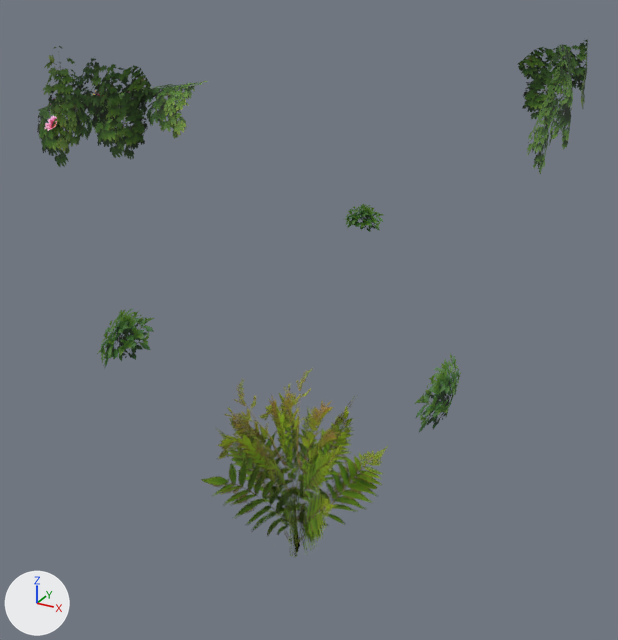
The COLLADA model client/art/meshes/props/rome_corral_plants.dae: old version first, new version second.
Camera for both pictures: a camera (50 mm lens) standing at (0.28, -0.345, 0.203) and looking at (0.078, 0.022, 0.019). The axes (+X, +Y, +Z) are drawn at lower left. The lights are the same throughout. Where no turn or scale is listed for an object, it has been applied to the vertices.

The older version as bpy lines, for what is in view:
```python
me_rome_corral_plantsmesh = bpy.data.meshes.new('rome_corral_plantsMesh')
me_rome_corral_plantsmesh.from_pydata(...)  # 228 vertices, 232 faces; spans x -0.082..0.193, y -0.168..0.248, z -0.004..0.165
me_rome_corral_plantsmesh.materials.append(mat_15___default)  # picture img_structs_nature_png
ob_rome_corral_plants = bpy.data.objects.new('rome_corral_plants', me_rome_corral_plantsmesh)
ob_rome_corral_plants.location = (0.0, 0.0, 0.0)
```
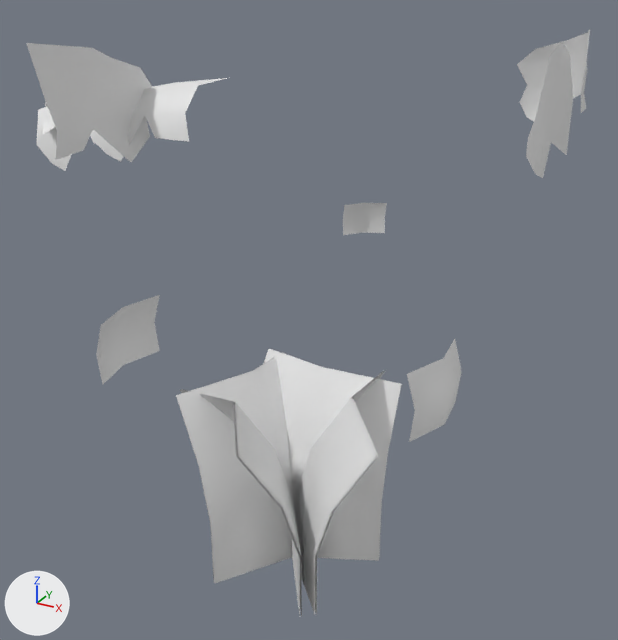
Where the change shows, as pixel boxes (x1, y1, x2, y2) in the pictures (618 x 640 px):
'rome_corral_plants', recoloured (green to grey)
    both: (26, 29, 590, 615)

Diff of the bpy script that builds the scene:
```diff
--- a/client/art/meshes/props/rome_corral_plants.dae.py
+++ b/client/art/meshes/props/rome_corral_plants.dae.py
@@ me_rome_corral_plantsmesh @@
 me_rome_corral_plantsmesh.from_pydata(...)  # 228 vertices, 232 faces; spans x -0.082..0.193, y -0.168..0.248, z -0.004..0.165
-me_rome_corral_plantsmesh.materials.append(mat_15___default)  # picture img_structs_nature_png
```
